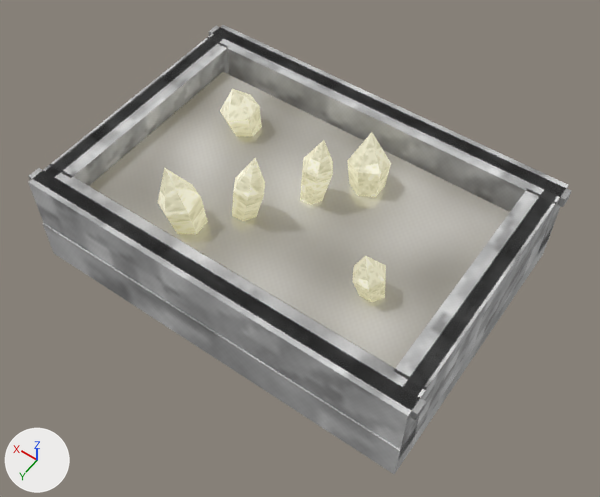
Before and after pictures for a commit that changed the glTF model assets/models/glb/crystal-bed-radiance.glb.
Camera for both pictures: a camera (50 mm lens) standing at (-2.31, 3.21, 5.95) and looking at (-0.16, 0.21, 1.23). Arrows for +X, +Y and +Z are at lower left; the lights stay in place. The picture after the commit comes second. Vertices at exactly the same position are counted once.

Names of what the first picture shows: 'east-band', 'east-wall', 'floor', 'growth-0', 'growth-1', 'growth-2', 'growth-3', 'growth-4', 'growth-5', 'mineral-water', 'north-band', 'north-wall', 'south-band', 'south-wall', 'west-band', 'west-wall'.
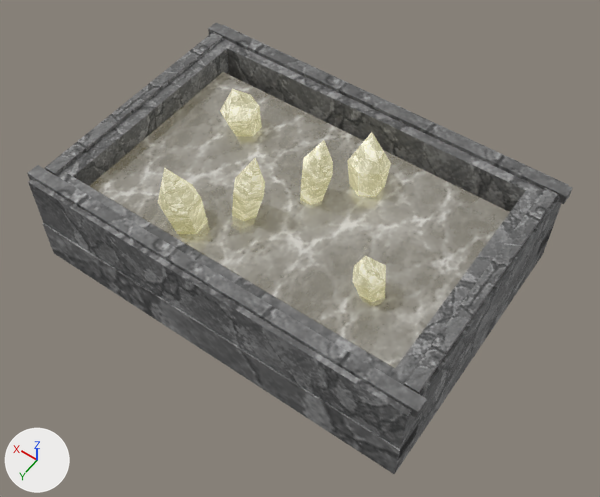
Location of each change, [x1, y1, x2, y2] in pixels of the pictures (600 x 497 px):
'mineral-water', surface changed: [90, 72, 510, 368] in both
'south-wall', surface changed (darker): [28, 171, 427, 459] in both
'north-wall', surface changed: [218, 25, 568, 255] in both
'floor', surface changed: [43, 223, 554, 474] in both
'west-wall', surface changed (darker): [395, 190, 555, 433] in both
'south-band', surface changed, moved: before [28, 168, 426, 420]; after [27, 165, 427, 418]
'east-wall', surface changed (darker): [63, 44, 229, 186] in both
'north-band', surface changed, moved: before [209, 25, 571, 207]; after [208, 23, 573, 204]
'west-band', surface changed, rescaled: before [402, 192, 558, 397]; after [404, 188, 558, 394]
'east-band', surface changed, moved: before [44, 34, 222, 178]; after [45, 32, 223, 176]
'growth-5', surface changed: [158, 167, 208, 234] in both
'growth-1', surface changed: [348, 132, 391, 197] in both
'growth-4', surface changed: [300, 140, 333, 205] in both
'growth-2', surface changed: [232, 158, 265, 221] in both
'growth-3', surface changed: [220, 89, 262, 136] in both
'growth-0', surface changed: [352, 256, 386, 302] in both

What changed in the scene script:
```text
Add img_e1e198b9bfd2cf00:
    img_e1e198b9bfd2cf00 = load_image('e1e198b9bfd2cf00', '_unpacked/e1e198b9bfd2cf00', 256, 256, 'sRGB')
Add img_35f46e0bb4f12d34:
    img_35f46e0bb4f12d34 = load_image('35f46e0bb4f12d34', '_unpacked/35f46e0bb4f12d34', 256, 256, 'sRGB')
Add img_e02ce0d20a3a21ec:
    img_e02ce0d20a3a21ec = load_image('e02ce0d20a3a21ec', '_unpacked/e02ce0d20a3a21ec', 256, 256, 'sRGB')
Add img_244993f4b2540731:
    img_244993f4b2540731 = load_image('244993f4b2540731', '_unpacked/244993f4b2540731', 256, 256, 'sRGB')
Change mat_magenheim_crystal_bed_stone:
    mat_magenheim_crystal_bed_stone.texture: img_37ba9ca48f13ce38 -> img_244993f4b2540731
Change mat_magenheim_crystal_bed_iron:
    mat_magenheim_crystal_bed_iron.texture: img_8f57e48cf3cb87f8 -> img_e02ce0d20a3a21ec
Change mat_magenheim_crystal_bed_mineral_water:
    where n3 = _N.new('ShaderNodeTexImage'); n3.name = 'Image Texture'
    n3.image: img_8e352c7f8052d0c2 -> img_35f46e0bb4f12d34
Change mat_magenheim_crystal_bed_crystal_growth:
    mat_magenheim_crystal_bed_crystal_growth.texture: img_949a8c48035cd58b -> img_e1e198b9bfd2cf00
Change me_west_band:
    used by ob_west_band; location = (-1.48, 0.0, 1.59)
    remove me_west_band.from_pydata(...)  # 8 vertices, 12 faces; spans x -0.05..0.05, y -0.96..0.96, z -0.04..0.04
    add me_west_band.from_pydata(...)  # 8 vertices, 12 faces; spans x -0.05..0.05, y -0.94..0.94, z -0.04..0.04
    me_west_band part 1: the whole mesh is scaled about its middle by (1, 0.979, 1)
Change ob_north_band:
    ob_north_band.location: (0.0, -1.0, 1.59) -> (0.0, -1.0, 1.62)
Change ob_south_band:
    ob_south_band.location: (0.0, 1.0, 1.59) -> (0.0, 1.0, 1.62)
Change ob_west_band:
    ob_west_band.location: (-1.48, 0.0, 1.59) -> (-1.48, 0.0, 1.62)
Change ob_east_band:
    ob_east_band.location: (1.48, 0.0, 1.59) -> (1.48, 0.0, 1.62)
```
